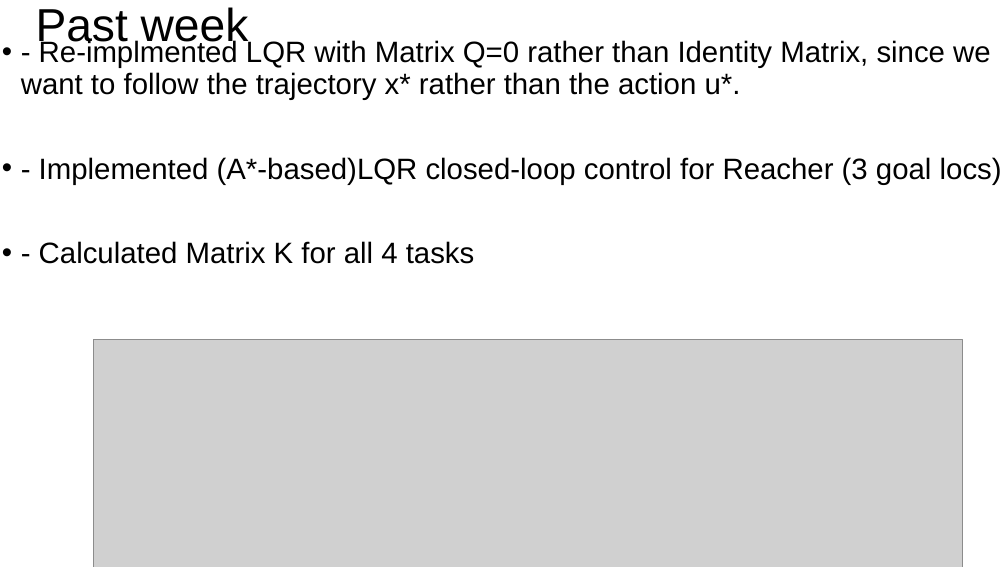
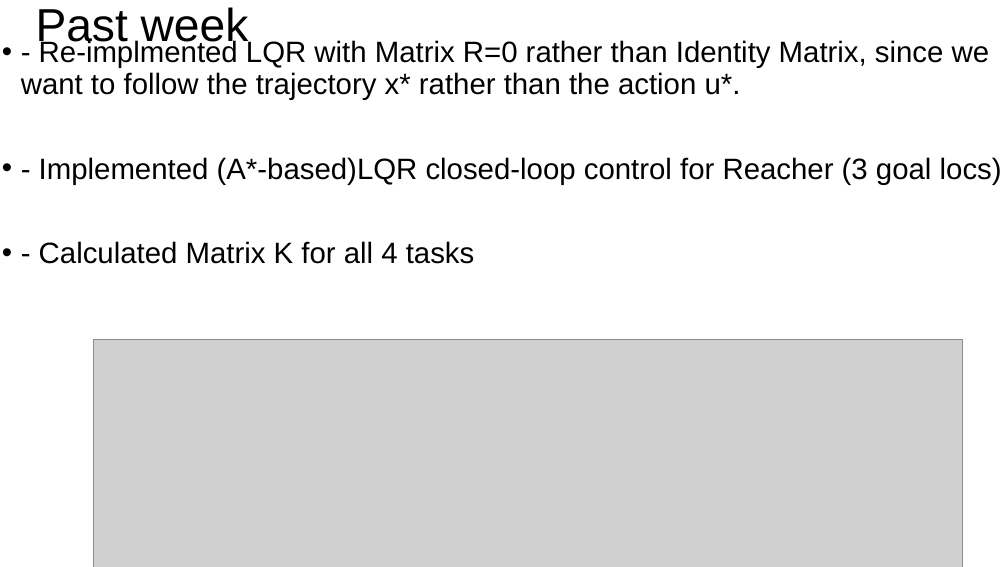
Before and after one commit to ShuoZ9379/t42_hand, a slide deck: slide 2 of zs_sim_robot/meeting_0907/meeting_0907.pptx. Drawn at 1008x567 pixels with LibreOffice and Linux fonts; fonts in the diff are those of the drawing; grey boxes stand for pictures. Boxes give left, top, right and bottom in pixels: in the first picture for what was removed or moved away, otherwise in the second. Text is boxed around its words. In the diff, an @@ line names an element or a change of style, - is before the commit and + after.

Commit message:
09/29-next

```diff
--- a/zs_sim_robot/meeting_0907/meeting_0907.pptx
+++ b/zs_sim_robot/meeting_0907/meeting_0907.pptx
@@ subtitle at [21,39,990,100]: text changed @@
-• - Re-implmented LQR with Matrix Q=0 rather than Identity Matrix, since we want to follow the trajectory x* rather than the action u*.
+• - Re-implmented LQR with Matrix R=0 rather than Identity Matrix, since we want to follow the trajectory x* rather than the action u*.
```
Also in this commit, not shown: 5 other slides changed.
